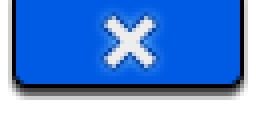
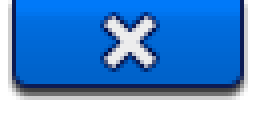
Revision of a layered (256, 128) image; what changed, layer by layer:
pixels changed over [8,0,248,88] (layer not identified)
